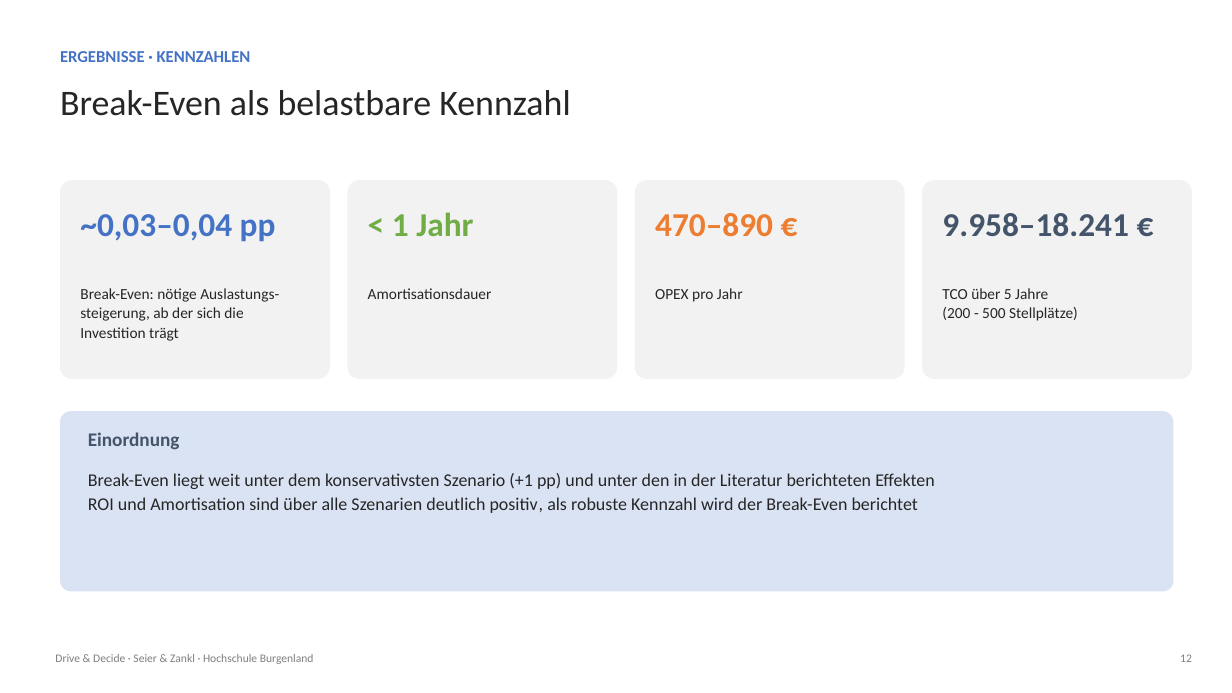
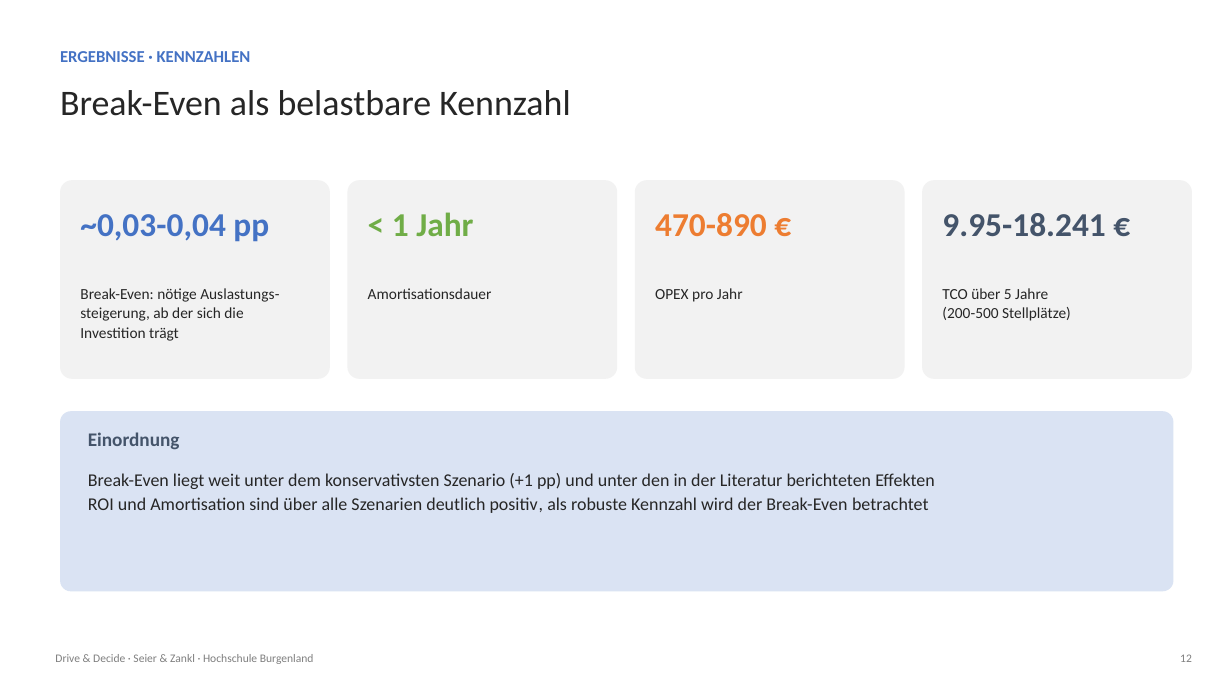
Before and after one commit to hochschule-jz/gruppe-n-inenp, a slide deck: slide 12 of presentation/Präsentation.pptx. Drawn at 1232x693 pixels with LibreOffice and Linux fonts; fonts in the diff are those of the drawing. Boxes give left, top, right and bottom in pixels: in the first picture for what was removed or moved away, otherwise in the second. Text is boxed around its words. In the diff, an @@ line names an element or a change of style, - is before the commit and + after.

Commit message:
Update presentation

```diff
--- a/presentation/Präsentation.pptx
+++ b/presentation/Präsentation.pptx
@@ text at bbox=[80, 214, 269, 242]: text changed @@
-~0,03–0,04 pp
+~0,03-0,04 pp
@@ text at bbox=[655, 213, 767, 237]: text changed @@
-470–890 €
+470-890 €
@@ text at bbox=[942, 213, 1105, 236]: text changed @@
-9.958–18.241 €
+9.95-18.241 €
@@ text at bbox=[942, 288, 1071, 321]: spaces changed @@
-TCO über 5 Jahre
-(200 - 500 Stellplätze)
+TCO über 5 Jahre
+(200-500 Stellplätze)
@@ text at bbox=[88, 473, 935, 513]: text changed @@
-Break-Even liegt weit unter dem konservativsten Szenario (+1 pp) und unter den in der Literatur berichteten Effekten
-ROI und Amortisation sind über alle Szenarien deutlich positiv, als robuste Kennzahl wird der Break-Even berichtet
+Break-Even liegt weit unter dem konservativsten Szenario (+1 pp) und unter den in der Literatur berichteten Effekten
+ROI und Amortisation sind über alle Szenarien deutlich positiv, als robuste Kennzahl wird der Break-Even betrachtet
```
Also in this commit, not shown: 7 other slides changed.
